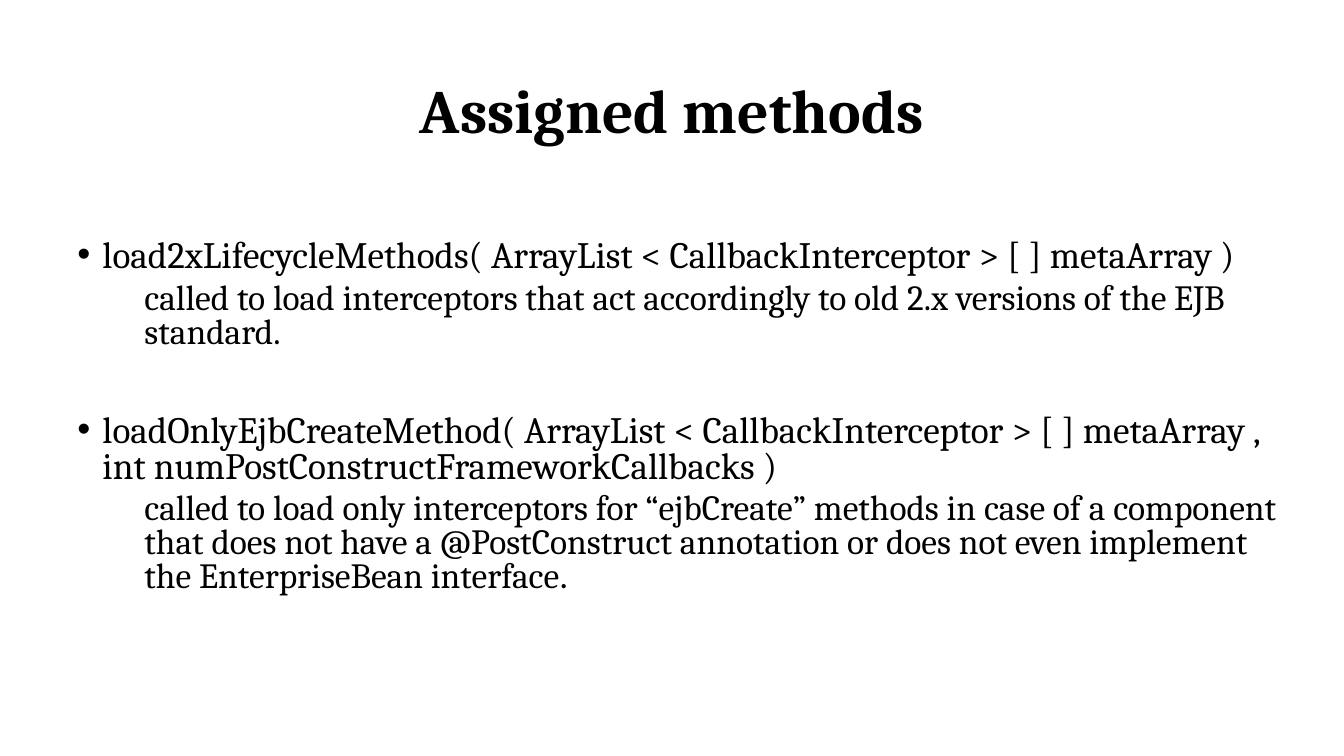
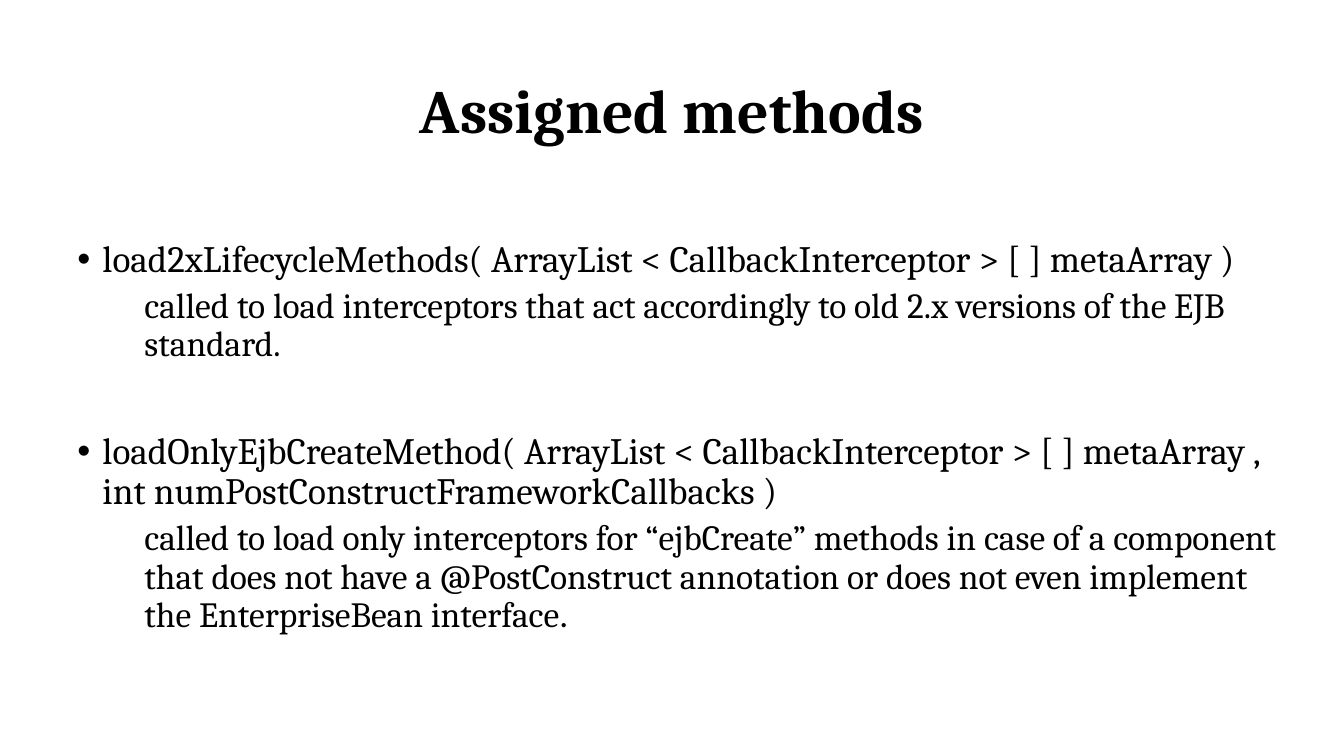
Before and after one commit to MarcoRomani/myTaxyService-SE2-PozziRomani, a slide deck: slide 7 of OtherStuff/Code Inspection Presentation.pptx. Drawn at 1344x756 pixels with LibreOffice and Linux fonts; fonts in the diff are those of the drawing. Boxes give left, top, right and bottom in pixels: in the first picture for what was removed or moved away, otherwise in the second. Text is boxed around its words. In the diff, an @@ line names an element or a change of style, - is before the commit and + after.

```diff
--- a/OtherStuff/Code Inspection Presentation.pptx
+++ b/OtherStuff/Code Inspection Presentation.pptx
@@ text "load2xLifecycleMethods( ArrayList < CallbackInterceptor > ..." at [102, 245, 1276, 635]: line spacing 0.8 to 0.9 @@
```
Also in this commit, not shown: 1 other slide changed.
